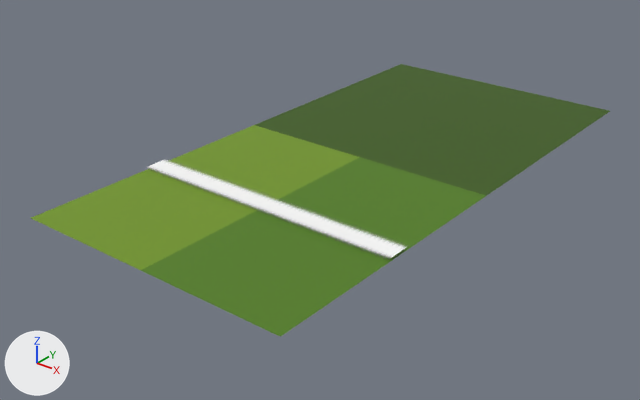
A saved change to the glTF model assets/pitch.glb.
Before and after are seen from a 50 mm camera at (1.68, -1.82, 1.22) aimed at (-0.06, 0.36, -0.13). Lighting does not change. The marker at lower left points along +X, +Y and +Z. The picture after the commit comes second. Where no turn or scale is listed for an object, it has been applied to the vertices.

Names of what the first picture shows: 'centre', 'grass_border', 'grass_dark', 'grass_light'.
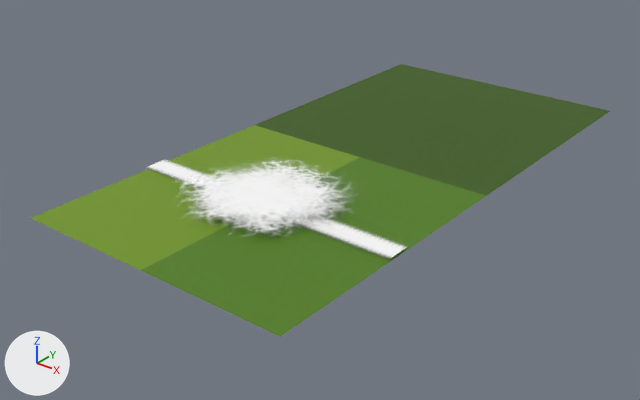
Commit message: pitch drawing complete!

What the commit changed:
Picture 'spot' (img_spot) is new.
Material 'spot' (mat_spot) is new.
Its texture is img_spot (with its transparency).
Its roughness is 0.675.
Mesh me_plane_002 is new.
It has 4 vertices, 2 faces and spans x -0.5..0.5, y -0.5..0.5, z 0.0.
It uses material mat_spot (picture img_spot).
Object 'centre spot' (ob_centre_spot) is new; it shows me_plane_002.
Its location is (0.0, 0.0, 0.03).

Pixel boxes (x1, y1, x2, y2) of what changed, in the pictures (640 x 400 px):
'centre spot', added: after (184, 161, 340, 231)
